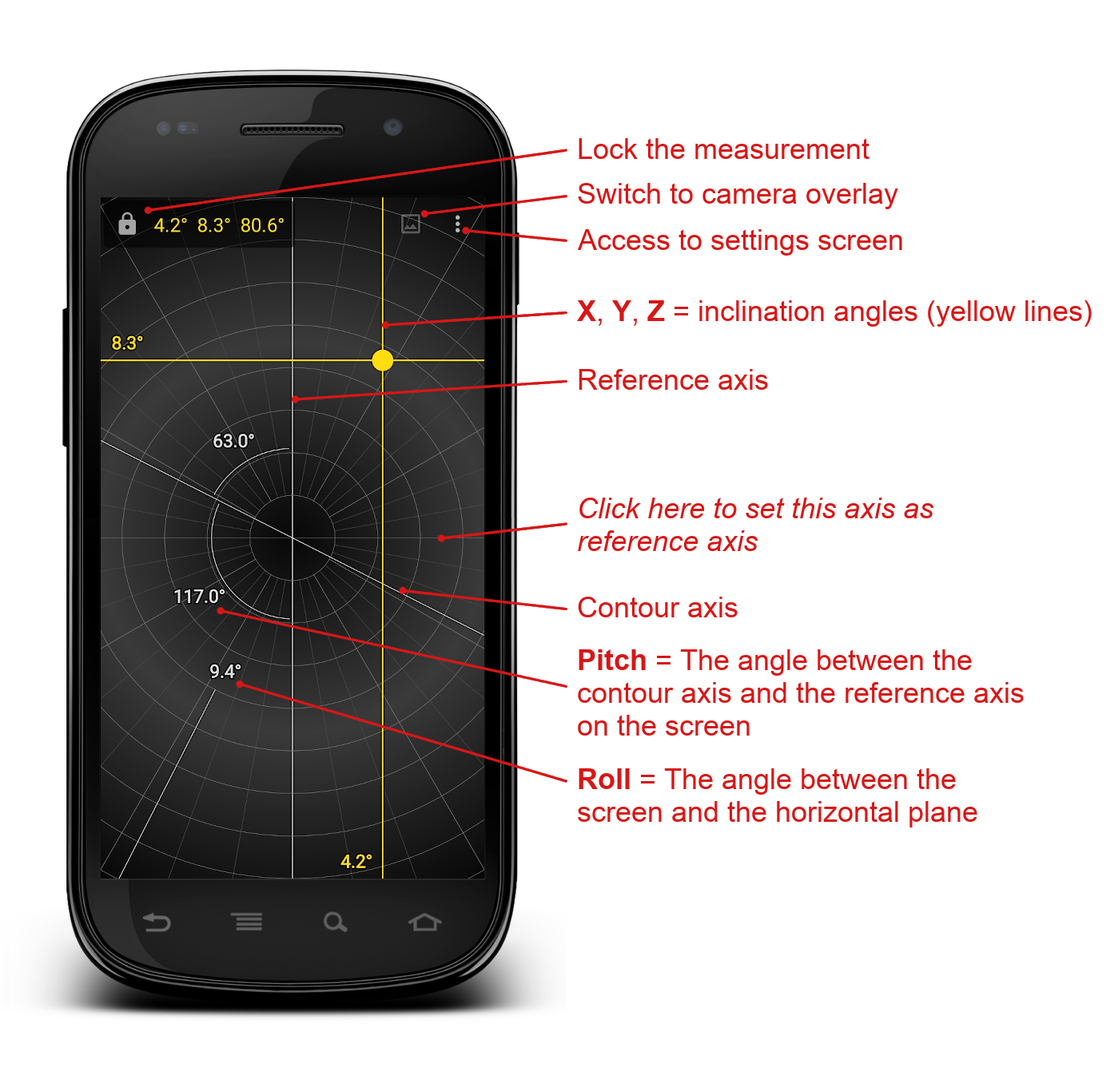
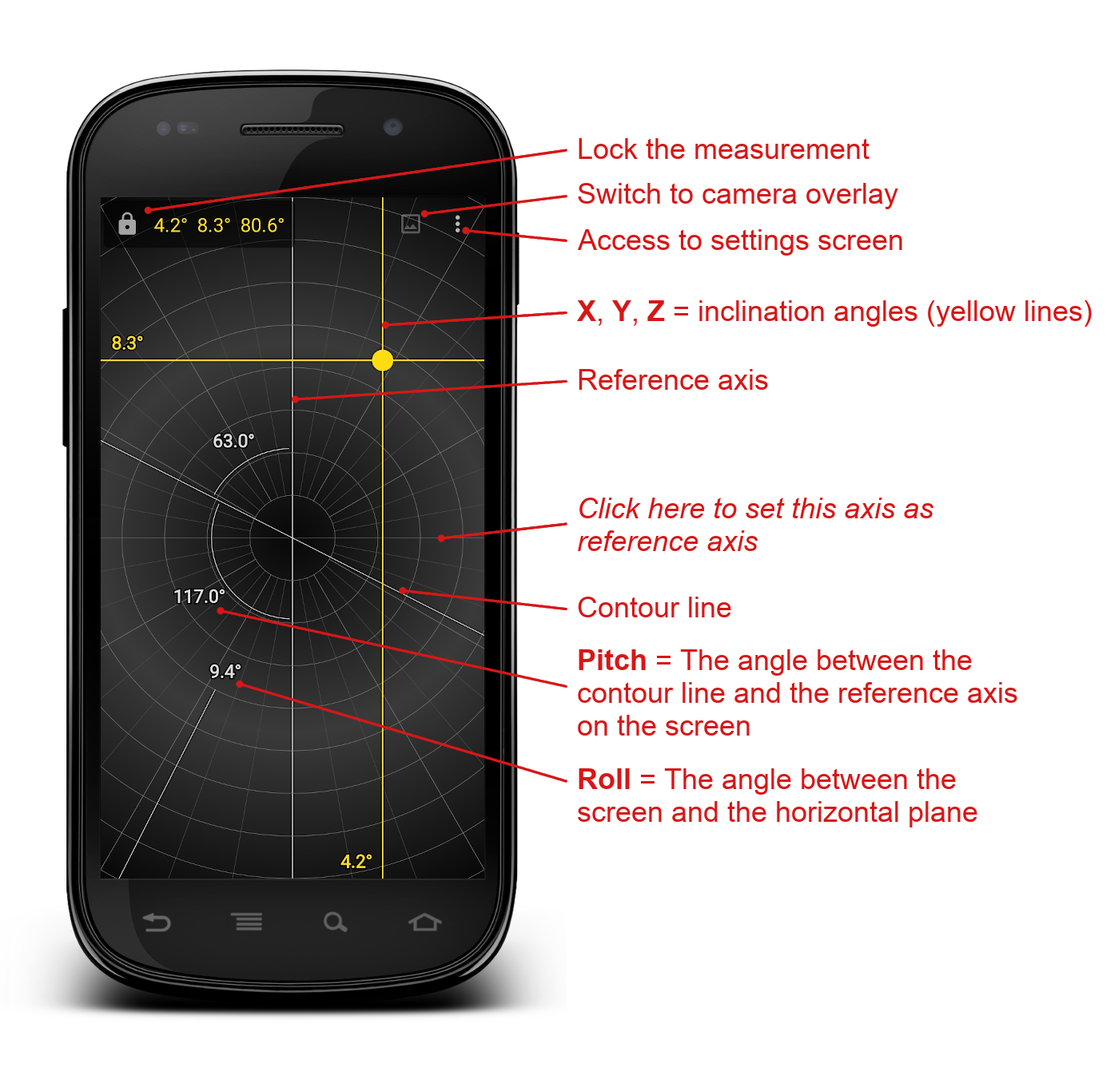
Two versions of the same layered image (1118 × 1087). Layer-by-layer changes:
painted on "Pitch = The angle between the ..." over <box>681,682,1024,704</box>
renamed "Contour axis" to "Contour line", painted on it over <box>687,596,738,618</box>
